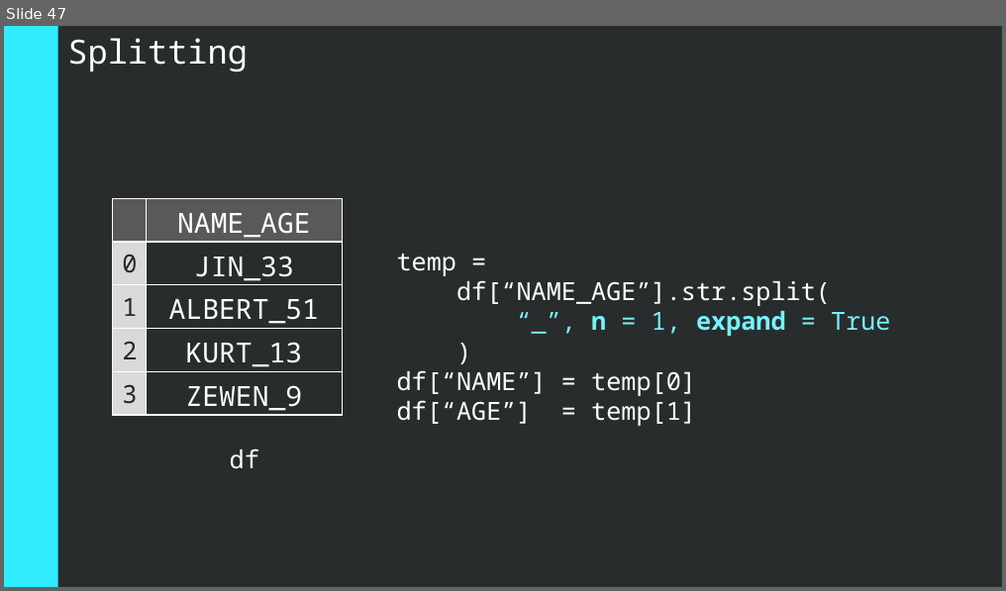
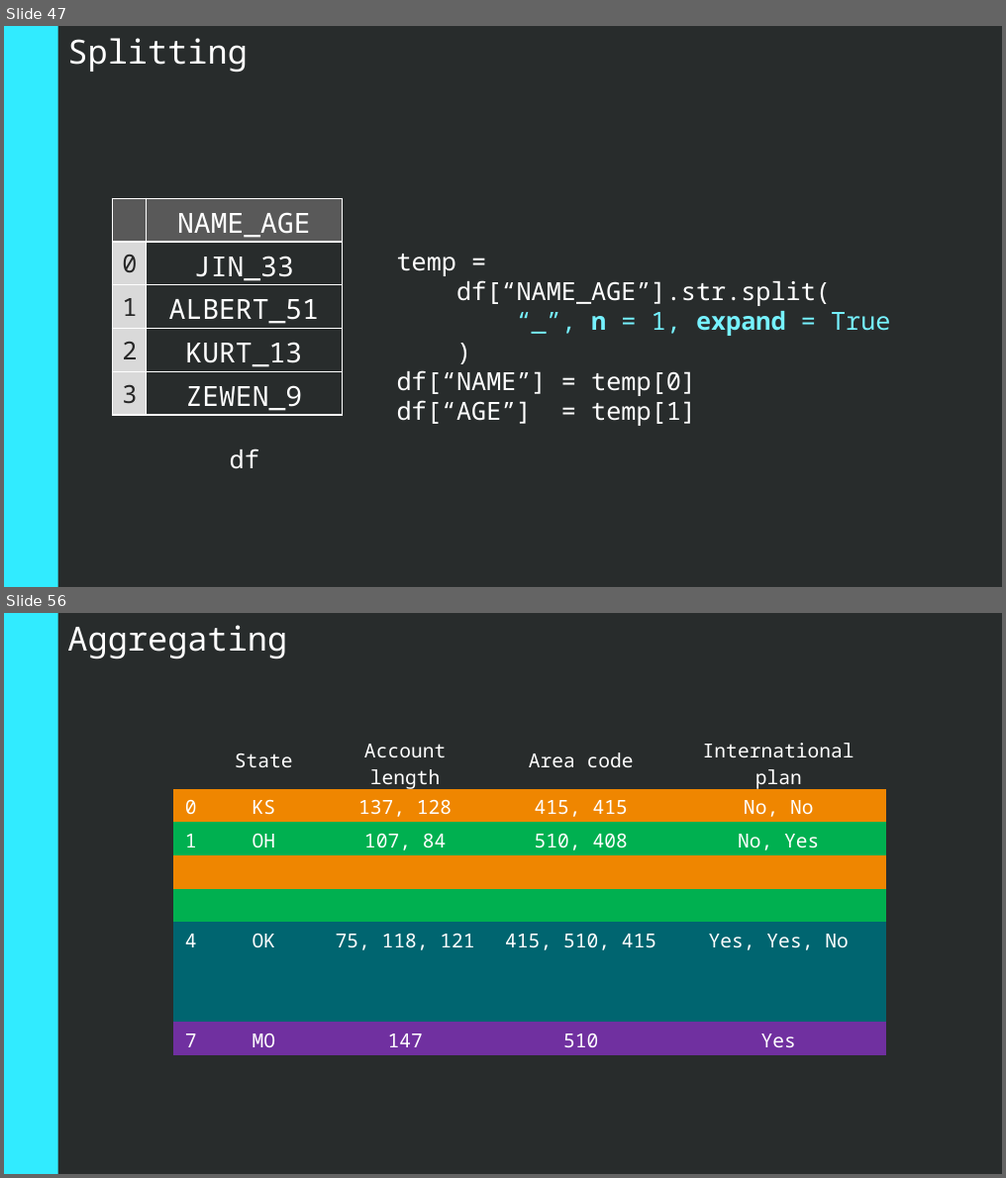
Before and after one commit to BowinJH/MLWeek-D1, a slide deck: src/presentation/Presentation.pptx. Shown one above the other, each under a label of ours: slide 47 before the commit, slides 47 and 56 after it; the slides between them are not shown. The pictures are 1006x591 and 1006x1178 pixels, drawn with LibreOffice and Linux fonts; fonts in the diff are those of the drawing. Boxes give left, top, right and bottom in pixels: in the first picture for what was removed or moved away, otherwise in the second. Text is boxed around its words. In the diff, an @@ line names an element or a change of style, - is before the commit and + after.

```diff
--- a/src/presentation/Presentation.pptx
+++ b/src/presentation/Presentation.pptx
@@ slide 56 added at box(4, 613, 1002, 1174), background #282C2C @@
@@ rectangle added at box(4, 613, 57, 1173), fill #31EBFF @@
@@ text added at box(67, 625, 287, 660), 24 pt, text #FFFFFF @@
+Aggregating
@@ table added at box(173, 733, 886, 1052), 9 rows, 5 columns @@
+ | State | Account length | Area code | International plan
+0 | KS | 137, 128 | 415, 415 | No, No
+1 | OH | 107, 84 | 510, 408 | No, Yes
+ |  |  |  | 
+ |  |  |  | 
+4 | OK | 75, 118, 121 | 415, 510, 415 | Yes, Yes, No
+ |  |  |  | 
+ |  |  |  | 
+7 | MO | 147 | 510 | Yes
```
Also in this commit, not shown: 10 other slides added, 1 other file.
